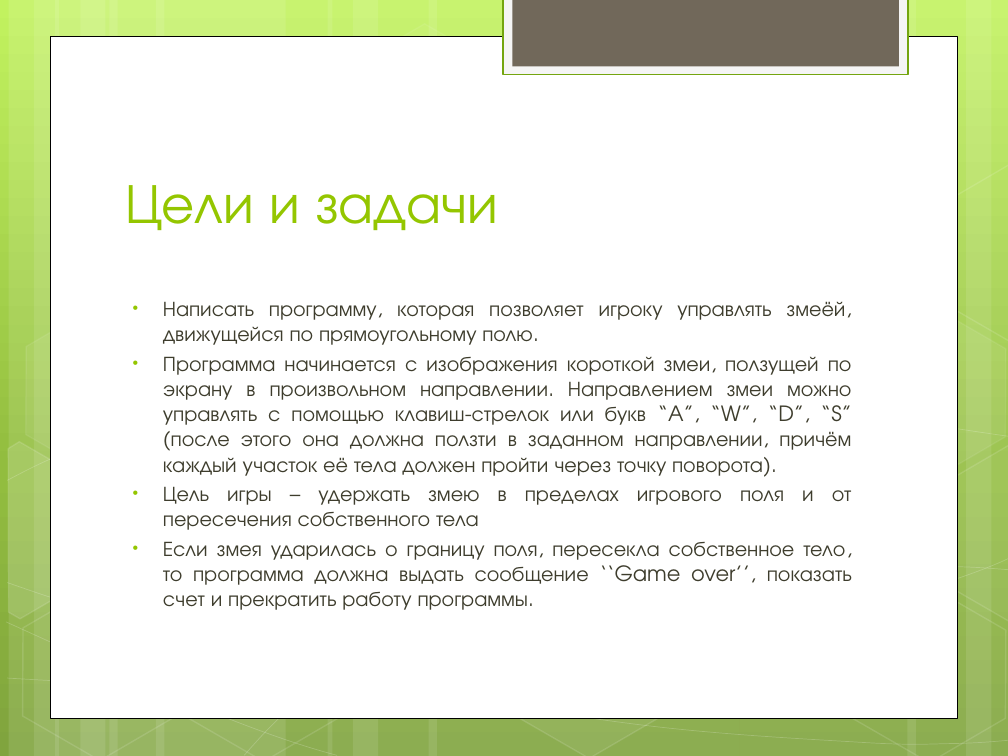
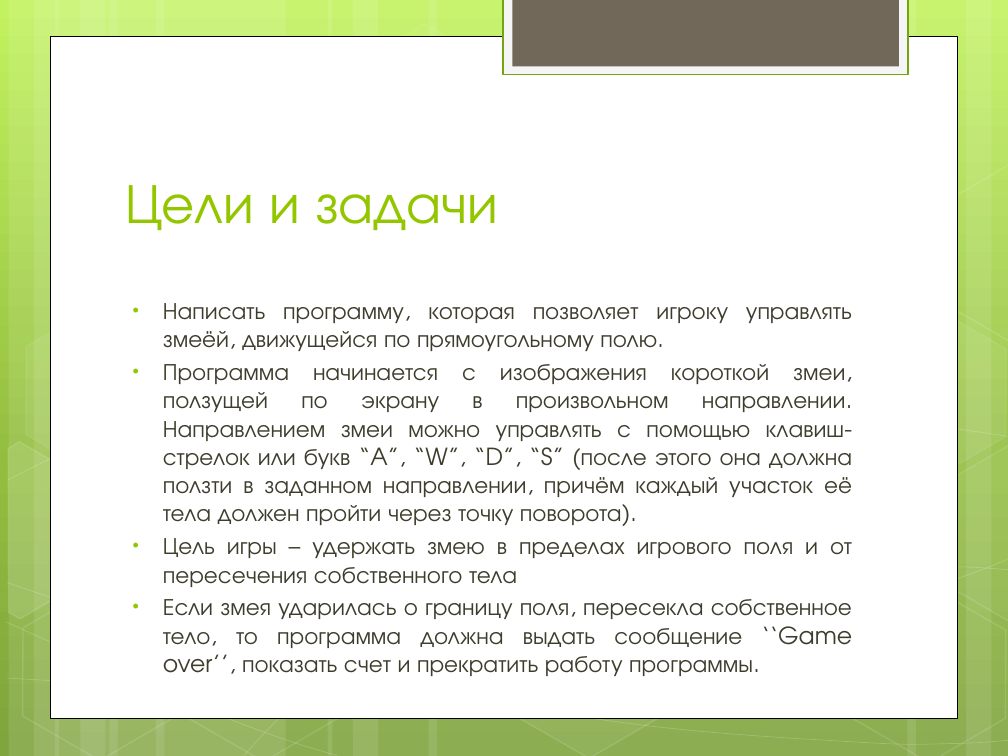
Before and after one commit to VeraSitkina/PyGame.project, a slide deck: slide 3 of Snake game.pptx. Drawn at 1008x756 pixels with LibreOffice and Linux fonts; fonts in the diff are those of the drawing. Boxes give left, top, right and bottom in pixels: in the first picture for what was removed or moved away, otherwise in the second. Text is boxed around its words. In the diff, an @@ line names an element or a change of style, - is before the commit and + after.

```diff
--- a/Snake game.pptx
+++ b/Snake game.pptx
@@ text "Написать программу, которая позволяет игроку ..." at (x1=163, y1=303, x2=852, y2=648): size 15 to 16.8 pt @@
```
Also in this commit, not shown: 2 other slides changed.
